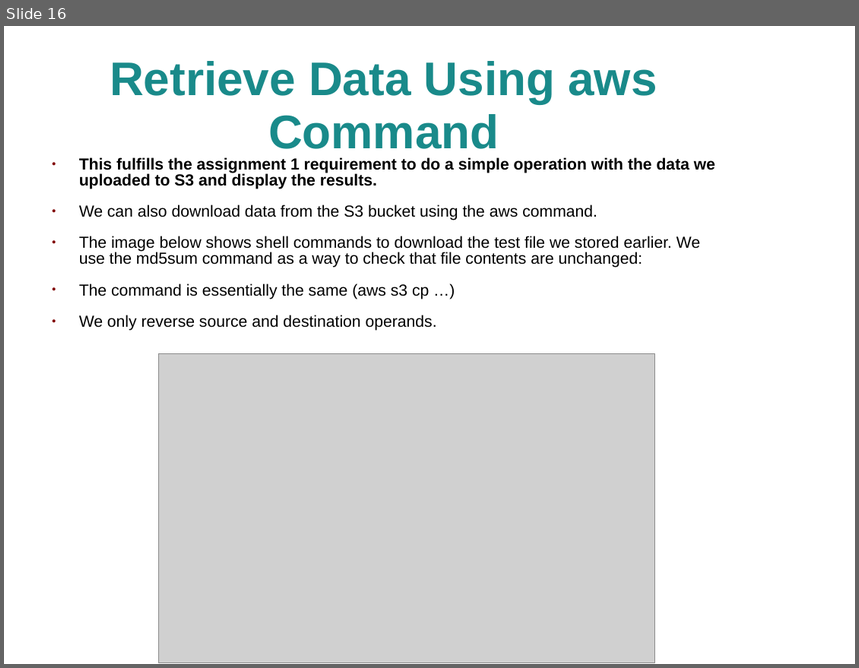
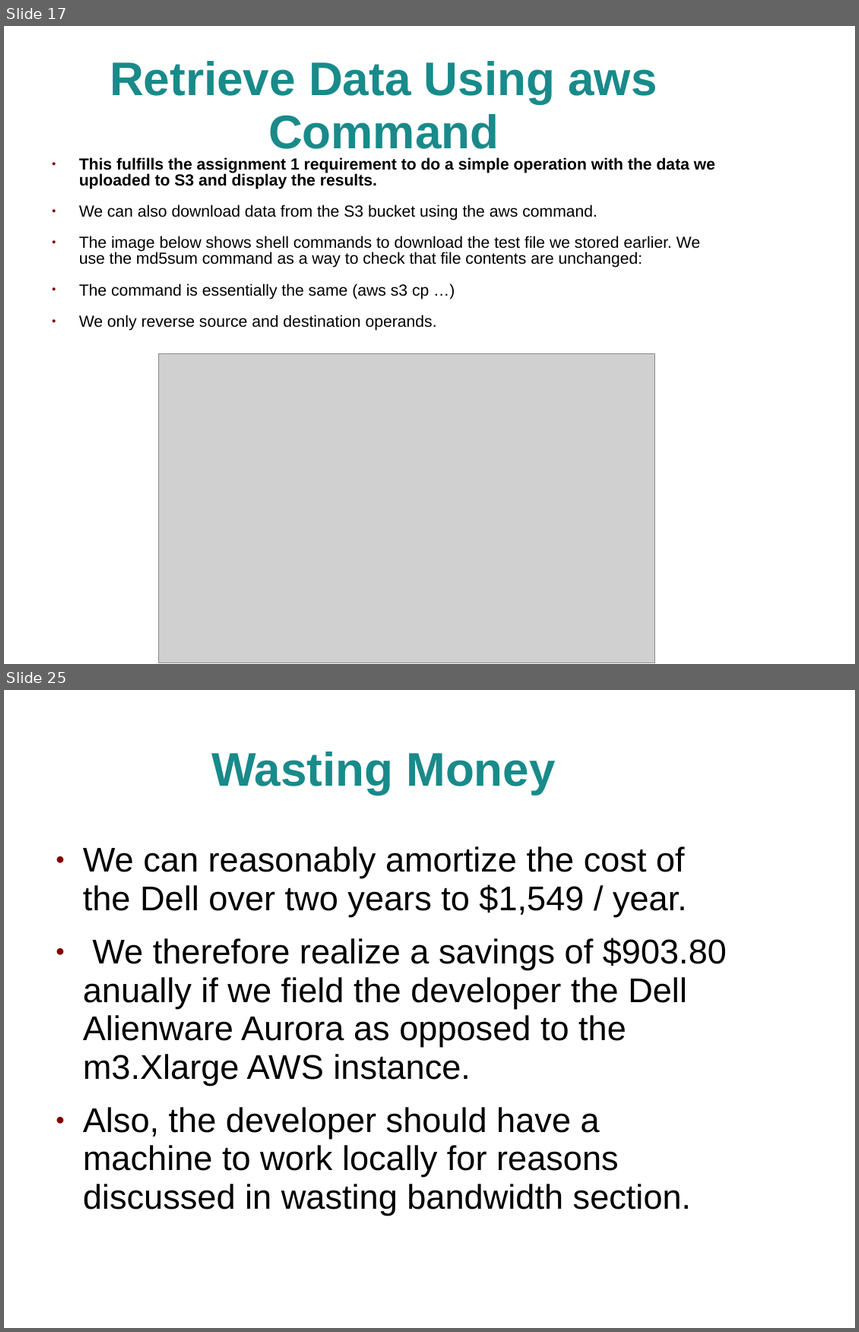
Before and after one commit to jhancock1975/cloud, a slide deck: assignment-1/assignment-1.ppt. Shown one above the other, each under a label of ours: slide 16 before the commit, slides 17 and 25 after it; the slides between them are not shown. The pictures are 859x668 and 859x1332 pixels, drawn with LibreOffice and Linux fonts; fonts in the diff are those of the drawing; grey boxes stand for pictures; background and template pictures are left out. Boxes give left, top, right and bottom in pixels: in the first picture for what was removed or moved away, otherwise in the second. Text is boxed around its words. In the diff, an @@ line names an element or a change of style, - is before the commit and + after.

```diff
--- a/assignment-1/assignment-1.ppt
+++ b/assignment-1/assignment-1.ppt
@@ slide 25 added at [4, 690, 855, 1328], background picture (left out) @@
@@ title added at [211, 752, 555, 794], 44 pt, text #198A8A, bold @@
+Wasting Money
@@ text added at [83, 847, 727, 1215], 32 pt, text #000000 @@
+● We can reasonably amortize the cost of the Dell over two years to $1,549 / year.
+● We therefore realize a savings of $903.80 anually if we field the developer the Dell Alienware Aurora as opposed to the m3.Xlarge AWS instance.
+● Also, the developer should have a machine to work locally for reasons discussed in wasting bandwidth section.
@@ what was slide 16 is now slide 17 @@
```
Also in this commit, not shown: 2 slides changed, 15 other slides added, 1 slide removed, 4 other files.
